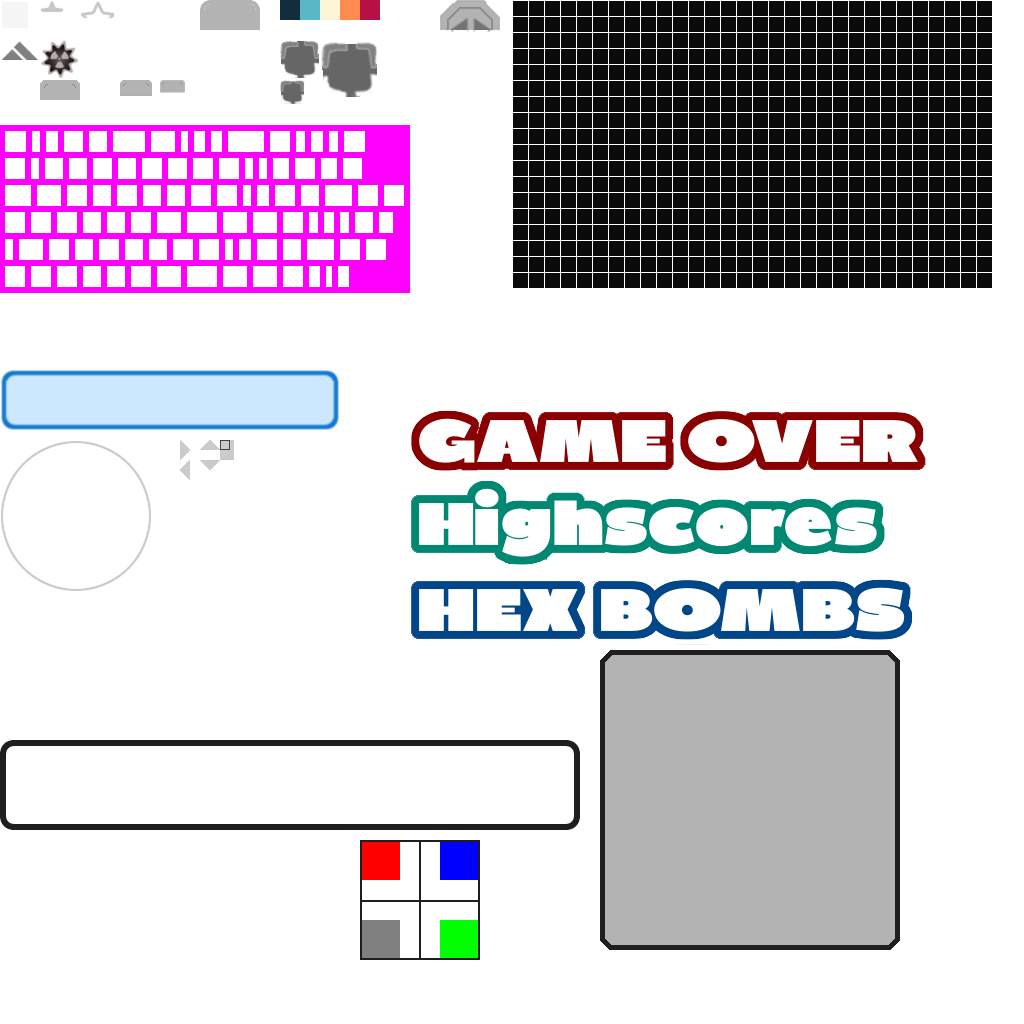
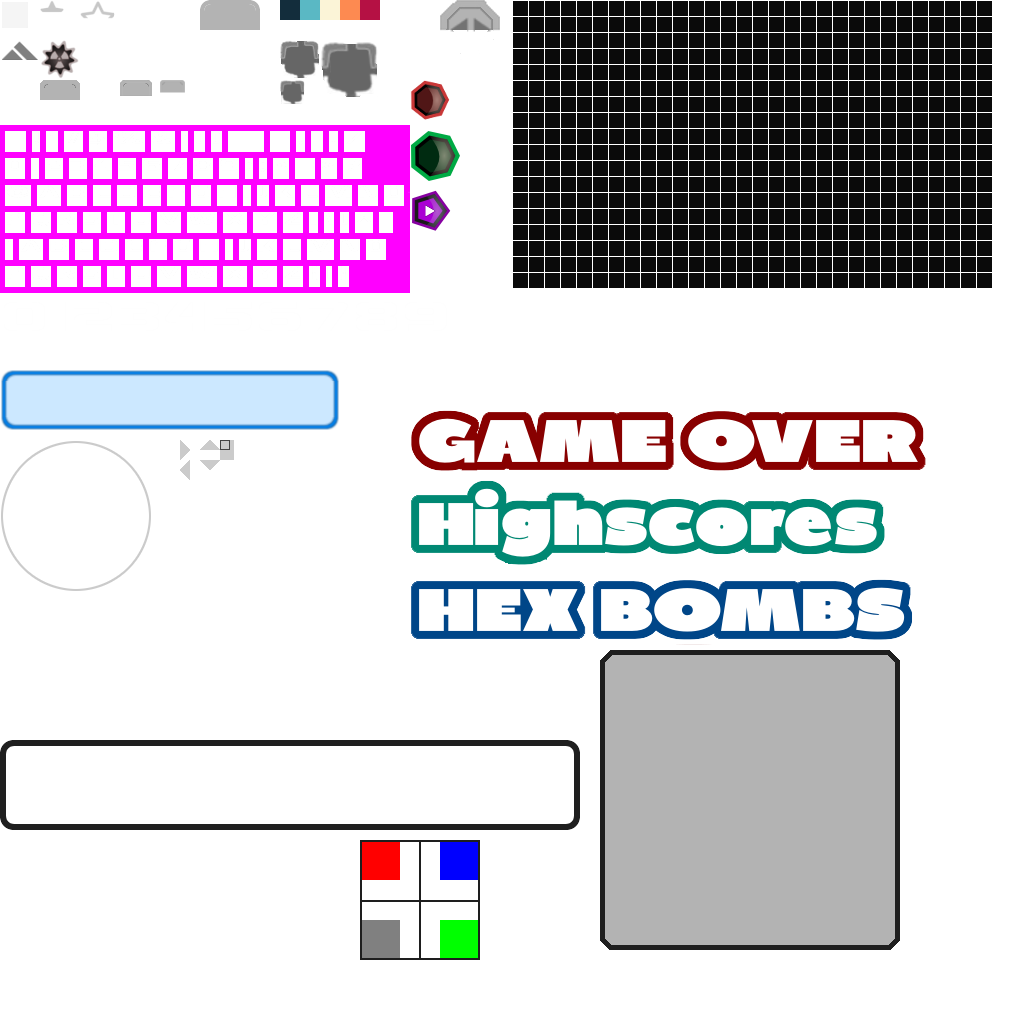
Layer changes from the first 1024 x 1024 image to the second:
painted on "Ebene #13" over [408, 80, 460, 231]
